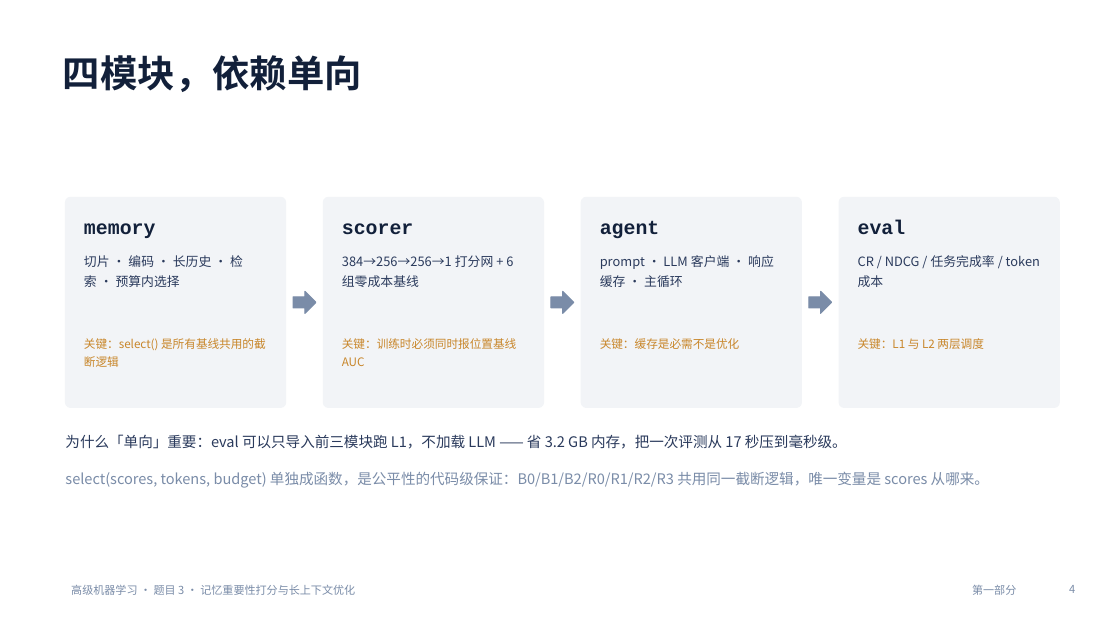
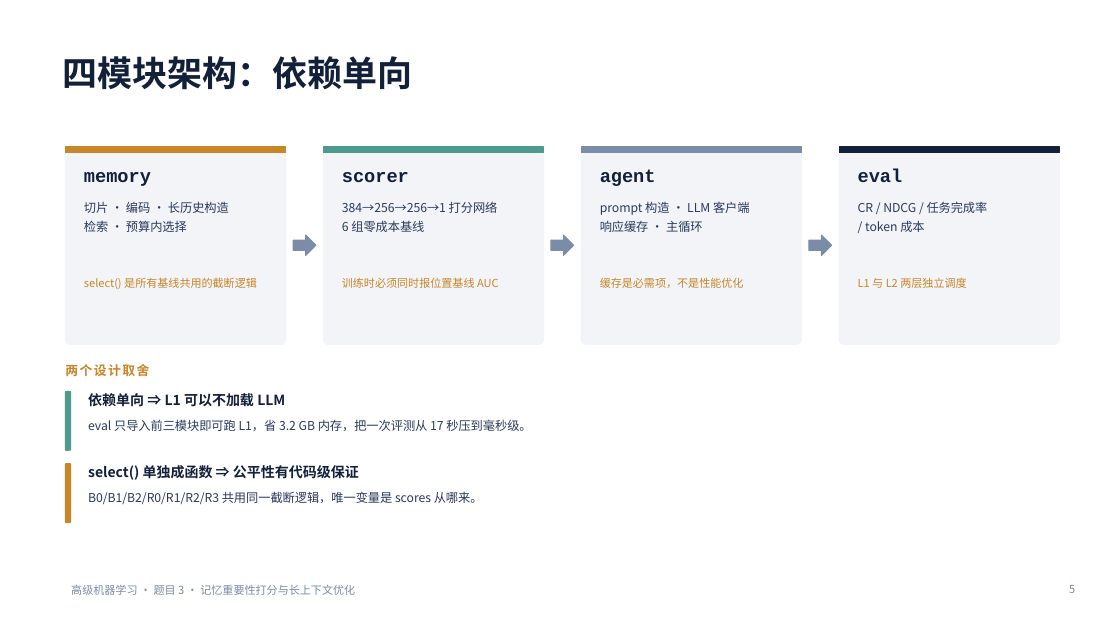
Before and after one commit to MinamiFi/machine_learning_homework, a slide deck: slide 5 of exp/slides/题目三_记忆打分_汇报.pptx (slide 4 before the commit). Drawn at 1120x630 pixels with LibreOffice and Linux fonts; fonts in the diff are those of the drawing. Boxes give left, top, right and bottom in pixels: in the first picture for what was removed or moved away, otherwise in the second. Text is boxed around its words. In the diff, an @@ line names an element or a change of style, - is before the commit and + after.

```diff
--- a/exp/slides/题目三_记忆打分_汇报.pptx
+++ b/exp/slides/题目三_记忆打分_汇报.pptx
@@ title at (63,56,413,90): text changed; size 32 to 30 pt @@
-四模块，依赖单向
+四模块架构：依赖单向
@@ rounded rectangle: place and size @@
-rounded rectangle at (66,197,286,408)
+rounded rectangle at (66,147,286,344)
@@ rectangle added at (66,147,286,153), fill #C8862A, outline #C8862A 1 pt @@
@@ rounded rectangle: place and size @@
-rounded rectangle at (323,197,544,408)
+rounded rectangle at (323,147,544,344)
@@ rectangle added at (323,147,544,153), fill #4E9A8F, outline #4E9A8F 1 pt @@
@@ rounded rectangle: place and size @@
-rounded rectangle at (581,197,802,408)
+rounded rectangle at (581,147,802,344)
@@ rectangle added at (581,147,802,153), fill #7A8CA8, outline #7A8CA8 1 pt @@
@@ proportions changed in 4 elements at (66,147,286,344), (323,147,544,344), (581,147,802,344), (839,147,1060,344) @@
@@ rounded rectangle: place and size @@
-rounded rectangle at (839,197,1060,408)
+rounded rectangle at (839,147,1060,344)
@@ rectangle added at (839,147,1060,153), fill #12203A, outline #12203A 1 pt @@
@@ 4 texts: place and size @@
-4 texts at (84,220,906,239)
+4 texts at (84,169,903,186)
@@ size 17 to 16 pt in 4 elements at (342,172,409,182), (600,169,656,186), (858,169,903,182), (84,172,151,186) @@
@@ text at (84,202,229,232): text changed; size 11 to 10.5 pt @@
-切片 · 编码 · 长历史 · 检索 · 预算内选择
+切片 · 编码 · 长历史构造
+检索 · 预算内选择
@@ text at (342,201,498,232): text changed; size 11 to 10.5 pt @@
-384→256→256→1 打分网 + 6 组零成本基线
+384→256→256→1 打分网络
+6 组零成本基线
@@ text at (600,201,750,232): text changed; size 11 to 10.5 pt @@
-prompt · LLM 客户端 · 响应缓存 · 主循环
+prompt 构造 · LLM 客户端
+响应缓存 · 主循环
@@ text at (858,201,988,232): text changed; size 11 to 10.5 pt @@
-CR / NDCG / 任务完成率 / token 成本
+CR / NDCG / 任务完成率
+/ token 成本
@@ 3 right arrows: place and size @@
-3 right arrows at (293,292,832,313)
+3 right arrows at (293,235,832,255)
@@ text at (84,277,257,289): text changed; size 10 to 9.5 pt @@
-关键：select() 是所有基线共用的截断逻辑
+select() 是所有基线共用的截断逻辑
@@ text at (342,277,499,288): text changed; size 10 to 9.5 pt @@
-关键：训练时必须同时报位置基线 AUC
+训练时必须同时报位置基线 AUC
@@ text at (600,277,744,288): text changed; size 10 to 9.5 pt @@
-关键：缓存是必需不是优化
+缓存是必需项，不是性能优化
@@ text at (858,277,966,288): text changed; size 10 to 9.5 pt @@
-关键：L1 与 L2 两层调度
+L1 与 L2 两层独立调度
@@ text added at (65,364,149,376), 11 pt, text #C8862A, bold @@
+两个设计取舍
@@ rounded rectangle added at (66,392,71,450), fill #4E9A8F, outline #4E9A8F 1 pt @@
@@ text at (88,419,531,431): text changed; size 12.5 to 10.5 pt @@
-为什么「单向」重要：eval 可以只导入前三模块跑 L1，不加载 LLM —— 省 3.2 GB 内存，把一次评测从 17 秒压到毫秒级。
+eval 只导入前三模块即可跑 L1，省 3.2 GB 内存，把一次评测从 17 秒压到毫秒级。
@@ text added at (88,393,285,407), 12 pt, text #12203A, bold @@
+依赖单向 ⇒ L1 可以不加载 LLM
@@ rounded rectangle added at (66,464,71,523), fill #C8862A, outline #C8862A 1 pt @@
@@ text added at (88,463,359,481), 12 pt, text #12203A, bold @@
+select() 单独成函数 ⇒ 公平性有代码级保证
@@ text at (88,491,483,504): text changed; size 12.5 to 10.5 pt; text colour #7A8CA8 to #2A3A5C @@
-select(scores, tokens, budget) 单独成函数，是公平性的代码级保证：B0/B1/B2/R0/R1/R2/R3 共用同一截断逻辑，唯一变量是 scores 从哪来。
+B0/B1/B2/R0/R1/R2/R3 共用同一截断逻辑，唯一变量是 scores 从哪来。
@@ text removed at (972,585,1016,595) @@
-第一部分
@@ page number at (1069,585,1075,593): text changed @@
-4
+5
```
Also in this commit, not shown: 13 other slides changed, 21 slides added, 2 slides removed, 7 other files.
